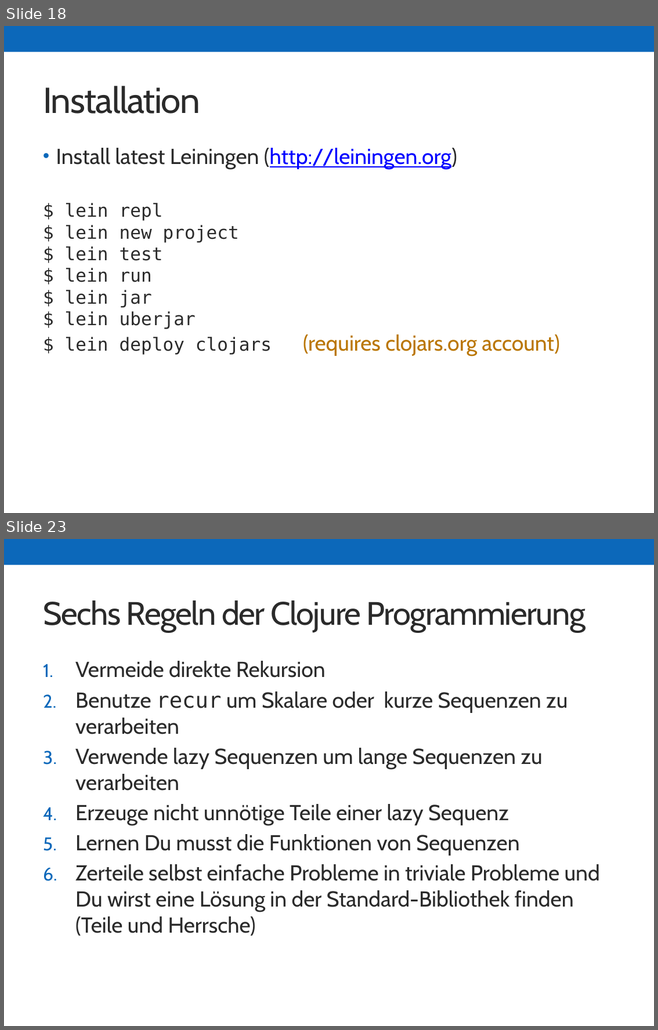
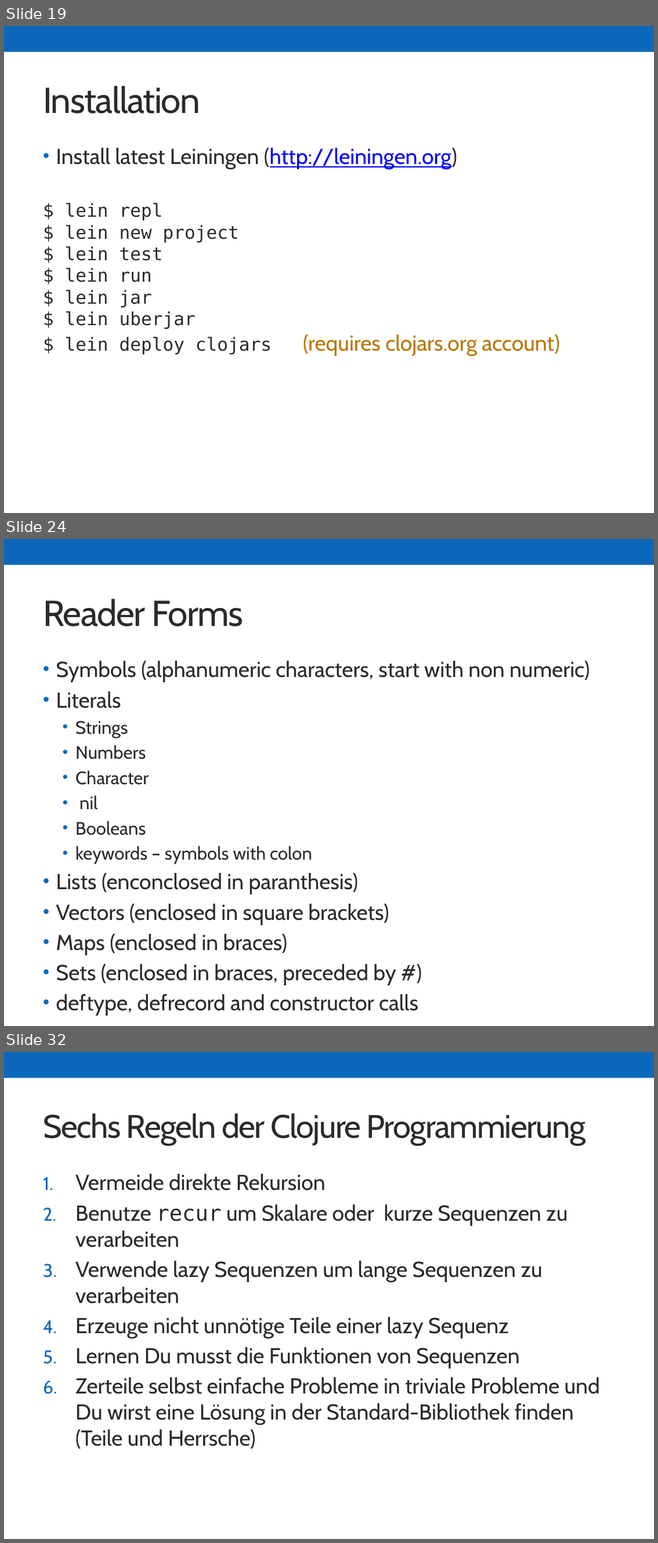
Before and after one commit to skonair/presentations, a slide deck: jugbi-fp-20141119/20141119_FP.pptx. Shown one above the other, each under a label of ours: slides 18 and 23 before the commit, slides 19, 24 and 32 after it; the slides between them are not shown. The pictures are 658x1030 and 658x1543 pixels, drawn with LibreOffice and Linux fonts; fonts in the diff are those of the drawing. Boxes give left, top, right and bottom in pixels: in the first picture for what was removed or moved away, otherwise in the second. Text is boxed around its words. In the diff, an @@ line names an element or a change of style, - is before the commit and + after.

Commit message:
Clojure part extended for reader and macro section

```diff
--- a/jugbi-fp-20141119/20141119_FP.pptx
+++ b/jugbi-fp-20141119/20141119_FP.pptx
@@ slide 24 added at <box>4,539,654,1026</box>, background #FFFFFF; not listed: 1 template element that a slide beside it also shows @@
@@ title added at <box>43,599,244,627</box>, 40 pt, text #2A2A2A @@
+Reader Forms
@@ text added at <box>56,661,589,1016</box>, 24 pt, text #2A2A2A @@
+• Symbols (alphanumeric characters, start with non numeric)
+• Literals
+  • Strings
+  • Numbers
+  • Character
+  • nil
+  • Booleans
+  • keywords – symbols with colon
+• Lists (enconclosed in paranthesis)
+• Vectors (enclosed in square brackets)
+• Maps (enclosed in braces)
+• Sets (enclosed in braces, preceded by #)
+• deftype, defrecord and constructor calls
@@ what was slide 18 is now slide 19 @@
@@ what was slide 23 is now slide 32 @@
```
Also in this commit, not shown: 4 slides changed, 9 other slides added, 1 slide removed.
